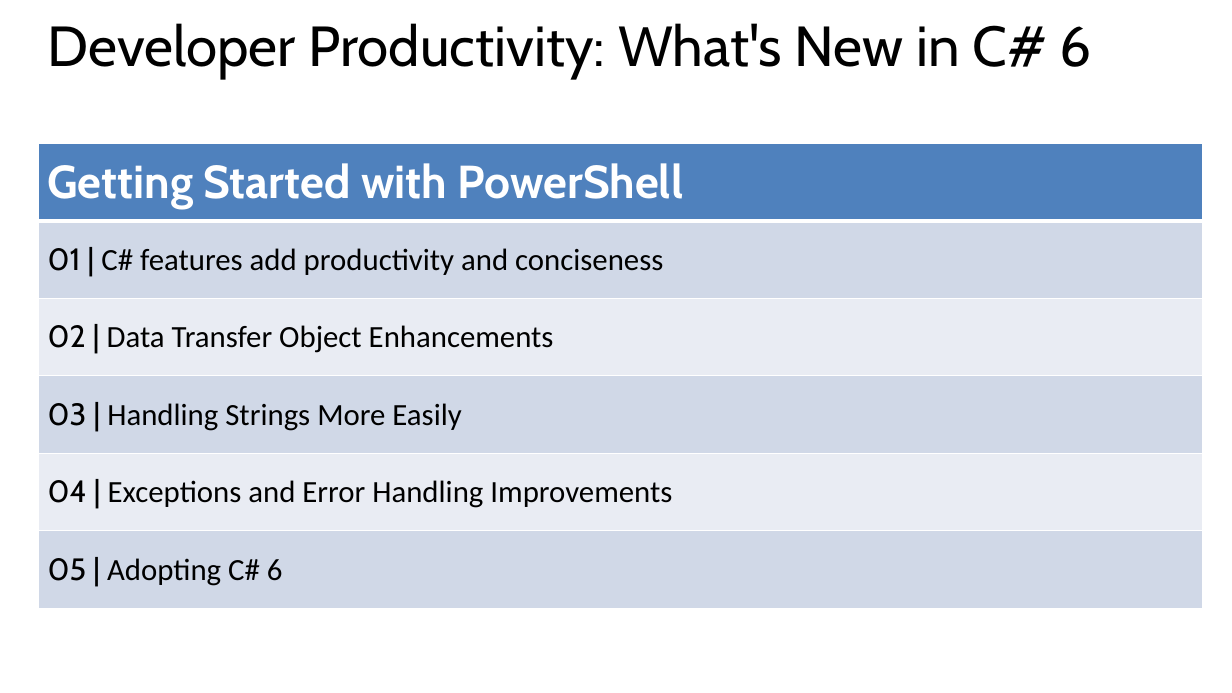
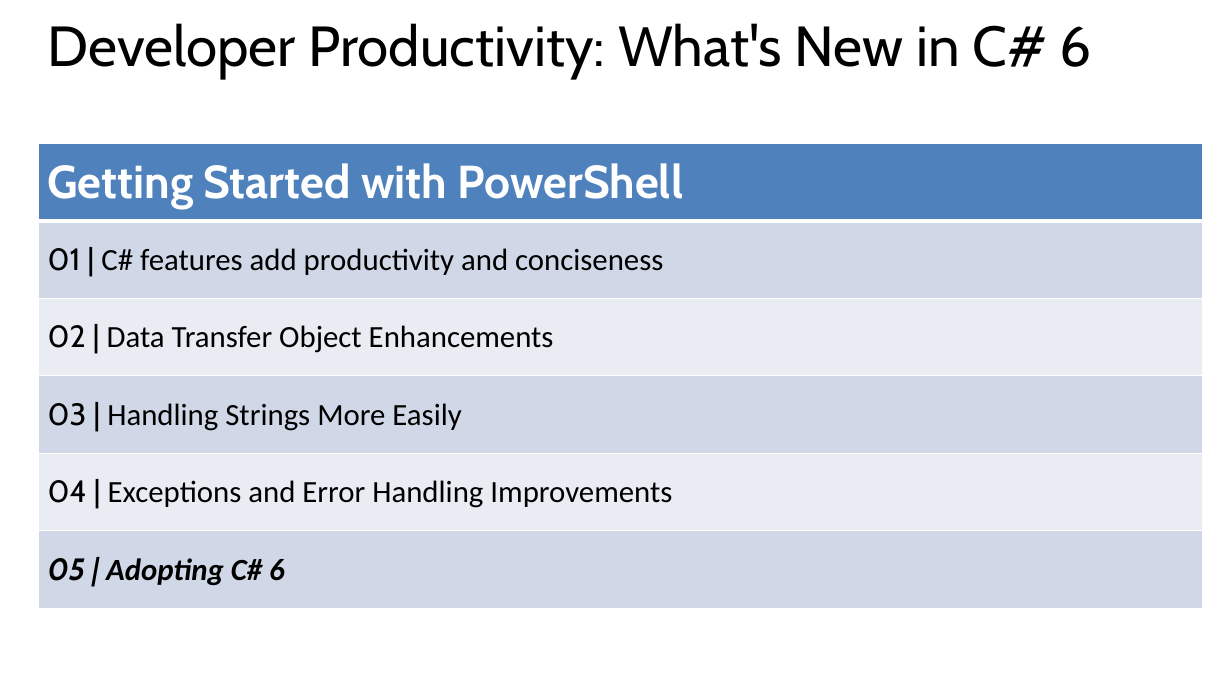
Before and after one commit to BillWagner/MVA-CSharp6, a slide deck: slide 4 of Slides/MVA-What'sNewC#6-Module5.pptx. Drawn at 1232x693 pixels with LibreOffice and Linux fonts; fonts in the diff are those of the drawing. Boxes give left, top, right and bottom in pixels: in the first picture for what was removed or moved away, otherwise in the second. Text is boxed around its words. In the diff, an @@ line names an element or a change of style, - is before the commit and + after.

```diff
--- a/Slides/MVA-What'sNewC#6-Module5.pptx
+++ b/Slides/MVA-What'sNewC#6-Module5.pptx
@@ table at bbox=[38, 143, 1202, 609] @@
@@ bold on, italic on in "05 | Adopting C# 6" @@
```
Also in this commit, not shown: 1 other slide changed, 3 slides added, 1 other file.
